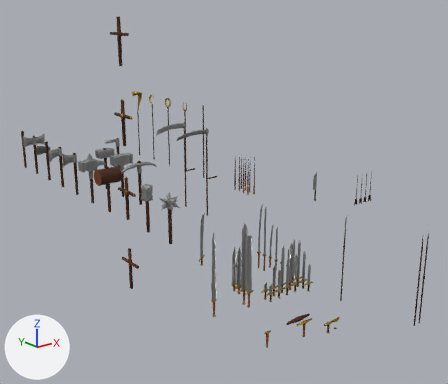
Two versions of the Blender file resources/meshes/items/weapons.blend, one commit apart.
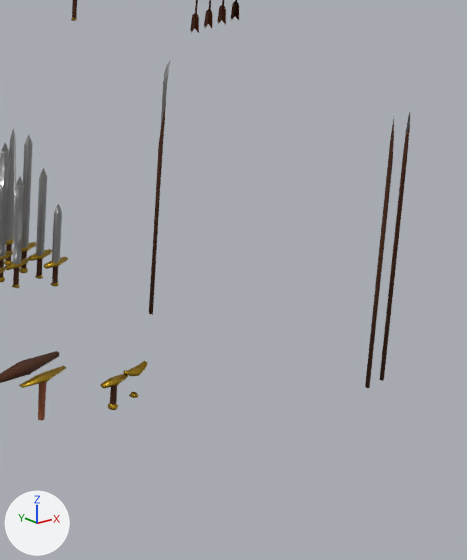
The first picture shows the older version from a 50 mm camera at (-4.85, -6.84, 2.72) aimed at (0.61, -0.02, -0.01). The close-ups show both versions on the part from 65% to 100% of the width and 51% to 100% of the height of that picture; other places that the commit changed are outside them. The lights are fixed; the arrows at lower left show +X, +Y and +Z.

The first close-up shows 'broadsword01', 'glaive01', 'longsword01', 'longsword01Broken00', 'shortSword01', 'simpleWideGuard', 'spear01', 'spear02', 'sword01', 'sword01Broken00'.
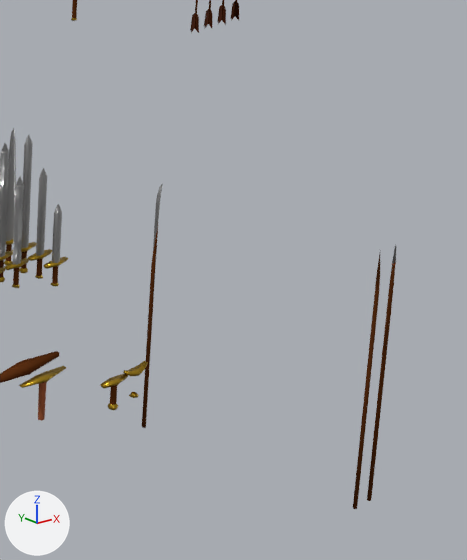
What differs and where, as boxes [x1, y1, x2, y2] in the close-ups (467 x 560 px; the box of a moved part takes in the faces that stretch with it):
'spear01', reshaped (7% narrower)
    before: [365, 119, 394, 388]
    after: [353, 254, 380, 509]
'spear02', reshaped (6% narrower)
    before: [379, 112, 410, 381]
    after: [367, 245, 396, 501]
'glaive01', reshaped
    before: [149, 59, 171, 315]
    after: [142, 183, 163, 428]
part 1 of me_glaive01, moved or reshaped
    before: [161, 59, 171, 126]
    after: [153, 183, 163, 250]
part 2 of me_glaive01, rebuilt
    before: [149, 102, 166, 315]
    after: [142, 227, 158, 428]
part 4 of me_spear02, moved or reshaped
    before: [405, 112, 410, 134]
    after: [392, 245, 396, 264]
part 5 of me_spear02, rebuilt (6% narrower)
    before: [379, 128, 409, 381]
    after: [367, 261, 395, 501]

Diff of the bpy script that builds the scene:
```diff
--- a/resources/meshes/items/weapons.blend.py
+++ b/resources/meshes/items/weapons.blend.py
@@ me_glaive01 @@
 # used by ob_glaive01; location = (1.0, -2.0, -1.0)
-me_glaive01.from_pydata(...)  # 43 vertices, 56 faces; spans x -0.009..0.029, y -0.015..0.01, z -0.105..1.095
+me_glaive01.from_pydata(...)  # 40 vertices, 60 faces; spans x -0.009..0.029, y -0.015..0.01, z -0.68..0.52
+# me_glaive01 part 1: the loose piece of 16 vertices spanning x -0.009..0.029, y -0.006..0.006, z 0.769..1.095 is moved by (0.0, 0.0, -0.575)
+# me_glaive01 part 2: the loose piece of 27 vertices spanning x -0.009..0.013, y -0.015..0.01, z -0.105..0.914 is rebuilt with 24 vertices and now spans x -0.009..0.013, y -0.015..0.01, z -0.68..0.339
 me_glaive01.materials.append(mat_metalironshiny)
@@ me_spear01 @@
 # used by ob_spear01; location = (1.2, -3.0, -1.0)
-me_spear01.from_pydata(...)  # 30 vertices, 37 faces; spans x -0.009..0.009, y -0.01..0.01, z -0.105..1.095
+me_spear01.from_pydata(...)  # 30 vertices, 40 faces; spans x -0.009..0.009, y -0.01..0.01, z -0.68..0.52
+# me_spear01 part 3: 30 vertices removed from x -0.009..0.009, y -0.01..0.01, z -0.105..1.095; 30 vertices added at x -0.009..0.009, y -0.01..0.01, z -0.68..0.52
 me_spear01.materials.append(mat_woodbrown)
+me_spear01.materials.append(mat_wooddarkbrown)  # dark red #32120c
+me_spear01.materials.append(mat_woodlightbrown)  # brown #6d3917
@@ me_spear02 @@
 # used by ob_spear02; location = (1.3, -3.0, -1.0)
-me_spear02.from_pydata(...)  # 63 vertices, 71 faces; spans x -0.015..0.015, y -0.01..0.01, z -0.105..1.094
+me_spear02.from_pydata(...)  # 63 vertices, 74 faces; spans x -0.015..0.015, y -0.01..0.01, z -0.68..0.519
+# me_spear02 part 4: the loose piece of 10 vertices spanning x -0.015..0.015, y -0.004..0.004, z 0.987..1.094 is moved by (0.0, 0.0, -0.575)
+# me_spear02 part 5: the loose piece of 33 vertices spanning x -0.009..0.009, y -0.01..0.01, z -0.105..1.034 is rebuilt with 33 vertices and now spans x -0.009..0.009, y -0.01..0.01, z -0.68..0.459
 me_spear02.materials.append(mat_woodbrown)
@@ me_spear02 @@
 me_spear02.materials.append(mat_leatherlightbrown)
+me_spear02.materials.append(mat_woodlightbrown)  # brown #6d3917
```
